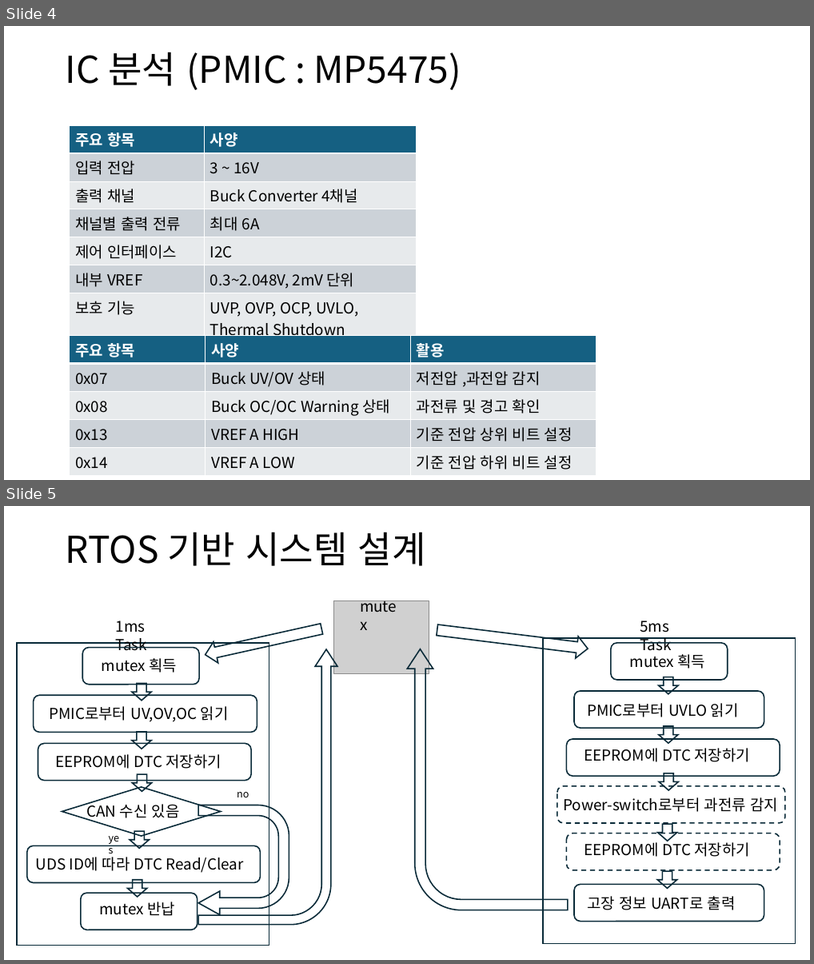
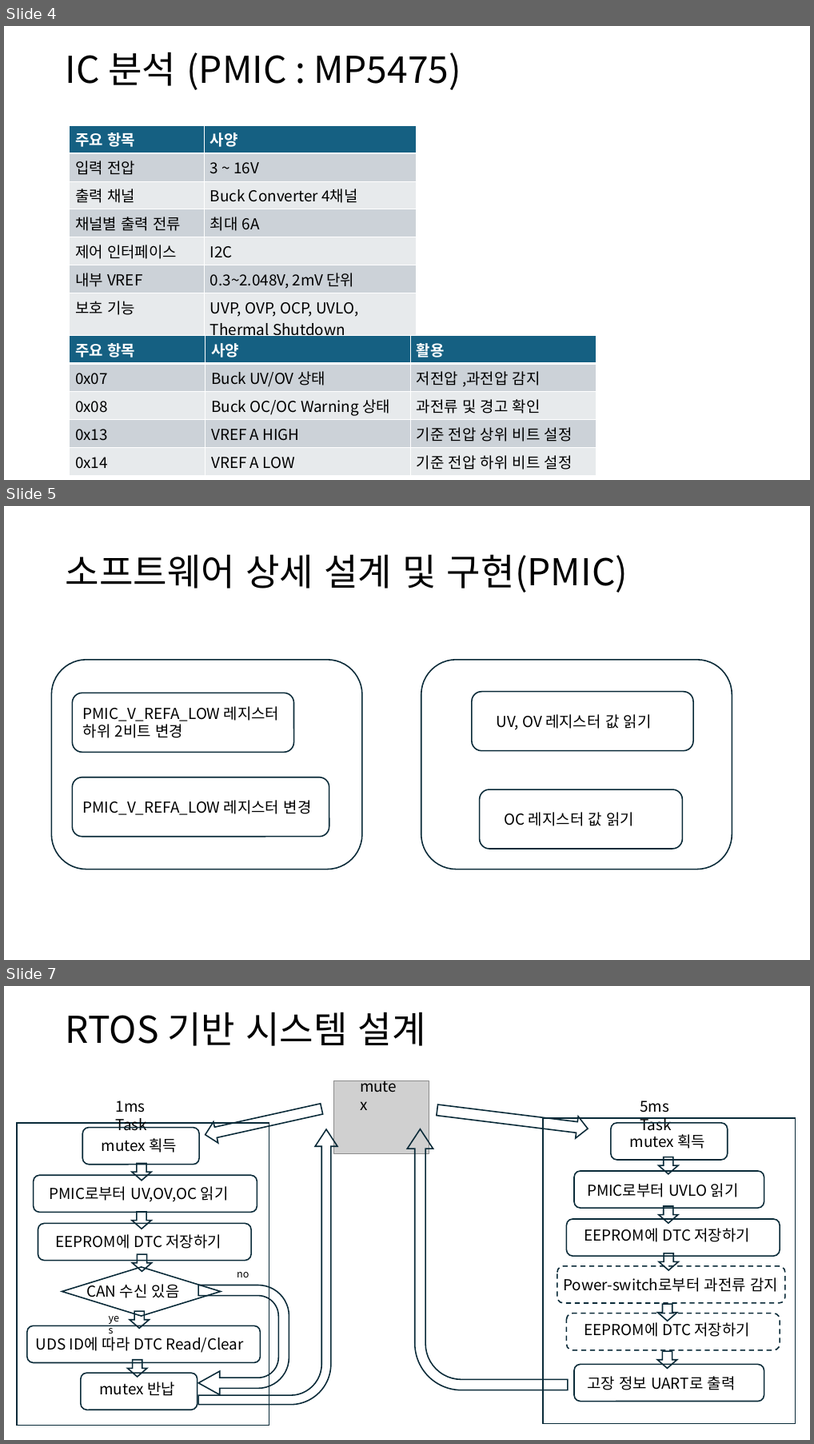
Before and after one commit to qwerasdfuiop/comento, a slide deck: ECU 고장 진단 시스템.pptx. Shown one above the other, each under a label of ours: slides 4 and 5 before the commit, slides 4, 5 and 7 after it; the slides between them are not shown. The pictures are 814x964 and 814x1444 pixels, drawn with LibreOffice and Linux fonts; fonts in the diff are those of the drawing; grey boxes stand for pictures. Boxes give left, top, right and bottom in pixels: in the first picture for what was removed or moved away, otherwise in the second. Text is boxed around its words. In the diff, an @@ line names an element or a change of style, - is before the commit and + after.

Commit message:
presentation

```diff
--- a/ECU 고장 진단 시스템.pptx
+++ b/ECU 고장 진단 시스템.pptx
@@ slide 5 added at [4, 506, 810, 960], background #FFFFFF @@
@@ title added at [66, 554, 629, 592], 44 pt, text #000000 @@
+소프트웨어 상세 설계 및 구현(PMIC)
@@ rounded rectangle added at [51, 660, 362, 869], outline #092A39 1.5 pt @@
@@ rounded rectangle added at [422, 660, 732, 869], outline #092A39 1.5 pt @@
@@ rounded rectangle added at [72, 693, 294, 752], outline #092A39 1.5 pt @@
@@ rounded rectangle added at [472, 692, 694, 751], outline #092A39 1.5 pt @@
@@ text added at [83, 706, 280, 738], 18 pt, text #000000 @@
+PMIC_V_REFA_LOW 레지스터
+하위 2비트 변경
@@ text added at [497, 714, 652, 730], 18 pt, text #000000 @@
+UV, OV 레지스터 값 읽기
@@ rounded rectangle added at [72, 777, 330, 836], outline #092A39 1.5 pt @@
@@ rounded rectangle added at [480, 789, 683, 848], outline #092A39 1.5 pt @@
@@ text added at [83, 800, 312, 815], 18 pt, text #000000 @@
+PMIC_V_REFA_LOW 레지스터 변경
@@ text added at [505, 812, 634, 826], 18 pt, text #000000 @@
+OC 레지스터 값 읽기
@@ what was slide 5 is now slide 7 @@
```
Also in this commit, not shown: 1 other slide added, 1 other file.
